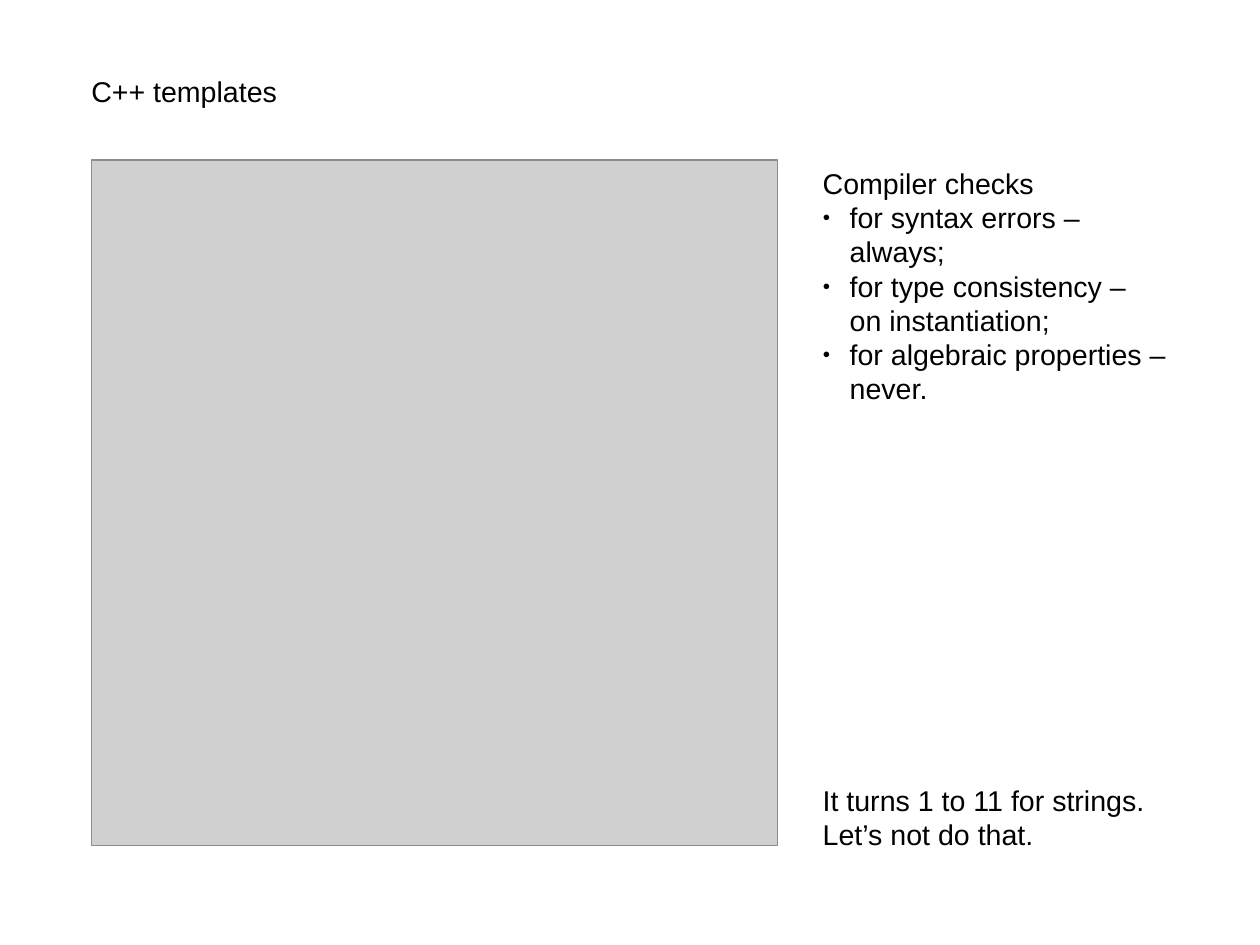
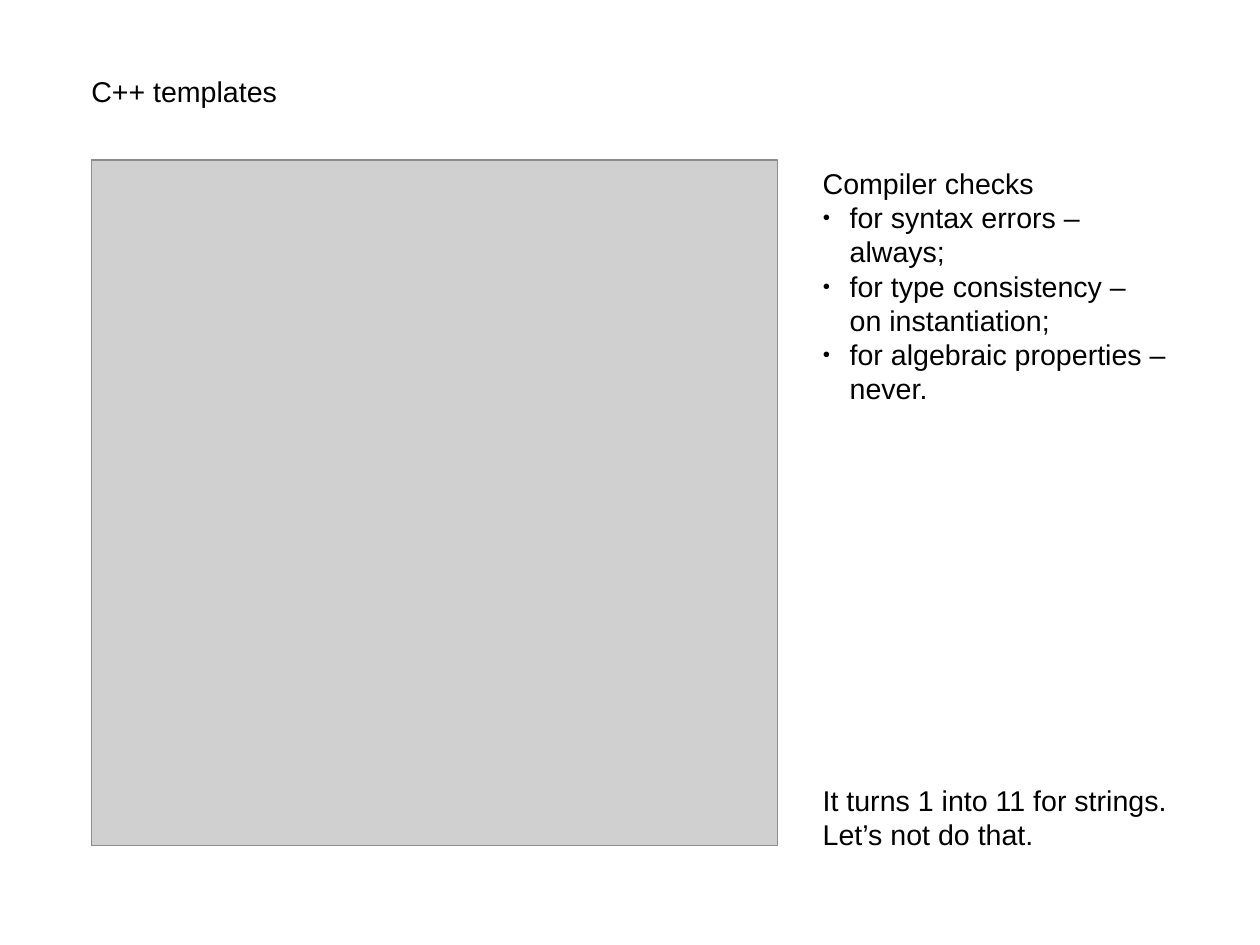
Before and after one commit to akalenuk/templates-experiments, a slide deck: slide 7 of templates.odp. Drawn at 1260x945 pixels with LibreOffice and Linux fonts; fonts in the diff are those of the drawing; grey boxes stand for pictures. Boxes give left, top, right and bottom in pixels: in the first picture for what was removed or moved away, otherwise in the second. Text is boxed around its words. In the diff, an @@ line names an element or a change of style, - is before the commit and + after.

```diff
--- a/templates.odp
+++ b/templates.odp
@@ text at (x1=823, y1=790, x2=1166, y2=817): text changed @@
-It turns 1 to 11 for strings.
+It turns 1 into 11 for strings.
```
Also in this commit, not shown: 1 other slide changed, 1 slide added, 2 other files.
